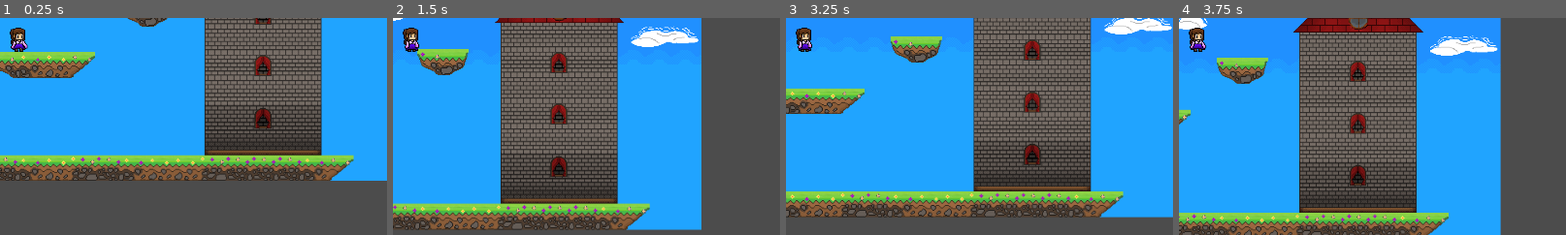
Above: before the commit, frames 1-4 (left to right).
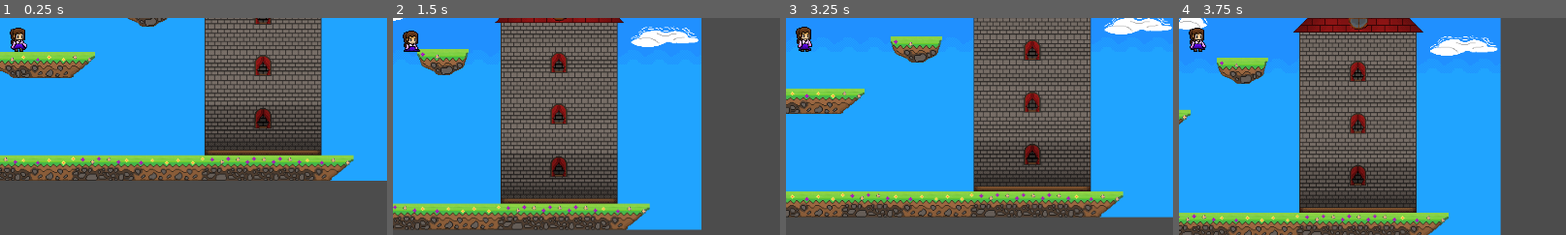
Above: after the commit, the same moments.

Repository: JennyJTG/GodotGameProject
Game: Godot game, scene res://Main.tscn
Same seed, same stepped clock (60 frames per second), same inputs: the game is played once before the commit and once after it.
Inputs:
- Up to frame 1 (0.25 s): no input
- Up to frame 2 (1.5 s): tap Enter (start_game) at 0.5, 1.35 s; hold D (move_right) from 0.53 s (still down); tap Space (jump) at 0.6, 0.77, 1.07 s
- Up to frame 3 (3.25 s): tap Space (jump) at 1.52, 1.55, 1.82, 2.1, 3.02, 3.05 s; release D (move_right) at 2.03 s; hold A (move_left) 2.03-2.78 s; hold D (move_right) from 2.78 s (still down); tap Enter (start_game) at 2.85 s
- Up to frame 4 (3.75 s): keep holding D (move_right); tap Space (jump) at 3.32, 3.6 s
The pictures show only the part of the screen within x 48-98%, y 45-95%; the shares and areas given below are measured in that part.

The runs differ from the first frame. In frame 1, less than 0.1% of the frame differs, in the area x 6-8%, y 10-15%; in frame 2, 0.3%, in the area x 2-8%, y 4-16%; in frame 3, 0.1%; in frame 4, less than 0.1%.

Commit message:
added and implemented jump animation

Diff:
--- a/gameJamButCooler/player/Player.gd
+++ b/gameJamButCooler/player/Player.gd
@@ -15,6 +15,8 @@
     var move = ACCELERATION * (Input.get_axis("move_left", "move_right"))
     if velocity.y > 0 and !is_on_floor():
         $AnimatedSprite.animation = "falling"
+    elif velocity.y < 0:
+        $AnimatedSprite.animation = "jump"
     else:
         $AnimatedSprite.animation = "walk"
     if velocity.length() > 0:
--- a/gameJamButCooler/player/Player.tscn
+++ b/gameJamButCooler/player/Player.tscn
@@ -1,7 +1,8 @@
-[gd_scene load_steps=18 format=2]
+[gd_scene load_steps=26 format=2]
 
 [ext_resource path="res://assets/Player.png" type="Texture" id=1]
 [ext_resource path="res://assets/PlayerFall.png" type="Texture" id=2]
+[ext_resource path="res://assets/PlayerJump.png" type="Texture" id=3]
 [ext_resource path="res://player/Player.gd" type="Script" id=5]
 
 [sub_resource type="AtlasTexture" id=11]
@@ -23,6 +24,41 @@
 flags = 4
 atlas = ExtResource( 2 )
 region = Rect2( 192, 0, 64, 64 )
+
+[sub_resource type="AtlasTexture" id=15]
+flags = 4
+atlas = ExtResource( 3 )
+region = Rect2( 0, 0, 64, 64 )
+
+[sub_resource type="AtlasTexture" id=16]
+flags = 4
+atlas = ExtResource( 3 )
+region = Rect2( 64, 0, 64, 64 )
+
+[sub_resource type="AtlasTexture" id=17]
+flags = 4
+atlas = ExtResource( 3 )
+region = Rect2( 128, 0, 64, 64 )
+
+[sub_resource type="AtlasTexture" id=18]
+flags = 4
+atlas = ExtResource( 3 )
+region = Rect2( 192, 0, 64, 64 )
+
+[sub_resource type="AtlasTexture" id=19]
+flags = 4
+atlas = ExtResource( 3 )
+region = Rect2( 256, 0, 64, 64 )
+
+[sub_resource type="AtlasTexture" id=20]
+flags = 4
+atlas = ExtResource( 3 )
+region = Rect2( 320, 0, 64, 64 )
+
+[sub_resource type="AtlasTexture" id=21]
+flags = 4
+atlas = ExtResource( 3 )
+region = Rect2( 384, 0, 64, 64 )
 
 [sub_resource type="AtlasTexture" id=3]
 flags = 4
@@ -71,6 +107,11 @@
 "name": "falling",
 "speed": 6.0
 }, {
+"frames": [ SubResource( 15 ), SubResource( 16 ), SubResource( 17 ), SubResource( 18 ), SubResource( 19 ), SubResource( 20 ), SubResource( 21 ) ],
+"loop": false,
+"name": "jump",
+"speed": 24.0
+}, {
 "frames": [ SubResource( 3 ), SubResource( 4 ), SubResource( 5 ), SubResource( 6 ), SubResource( 7 ), SubResource( 8 ), SubResource( 9 ), SubResource( 10 ) ],
 "loop": true,
 "name": "walk",
@@ -87,7 +128,7 @@
 [node name="AnimatedSprite" type="AnimatedSprite" parent="."]
 light_mask = 0
 frames = SubResource( 1 )
-animation = "falling"
+animation = "jump"
 
 [node name="CollisionShape2D" type="CollisionShape2D" parent="."]
 position = Vector2( 1, 2 )
Binary file changed: gameJamButCooler/assets/Player.png
Binary file changed: gameJamButCooler/assets/PlayerFall.png
Binary file added: gameJamButCooler/assets/PlayerJump.png
Not shown, added: gameJamButCooler/assets/PlayerJump.png.import
